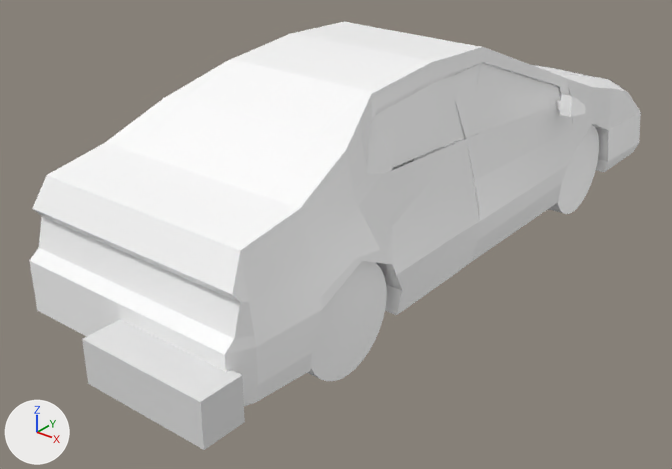
Before and after pictures for a commit that changed the glTF model white-car4.gltf.
One viewpoint serves both versions: a 50 mm camera at (1.919, -2.52, 2.047) aimed at (-0.062, -0.043, 0.512). The lights are fixed; the arrows at lower left show +X, +Y and +Z. Where no turn or scale is listed for an object, it has been applied to the vertices. Vertices at the same position are counted once.

The first picture shows 'Back right door', 'Back right side', 'Back right wheel', 'Back right window', 'Boot', 'Bumper', 'Front right door', 'Front right side', 'Front right window', 'Main', 'Main Back window', 'Roof'.
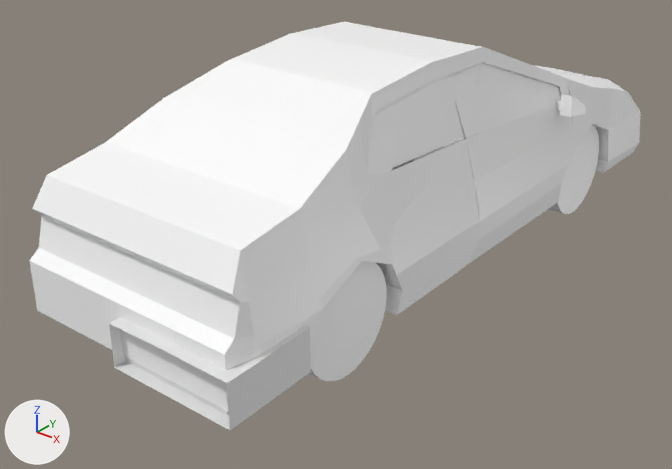
Changed parts and their boxes [x1, y1, x2, y2] in the pictures (672 x 469 px):
'Bumper', reshaped, moved (23% wider, 14% shorter)
    before: [82, 320, 245, 450]
    after: [109, 318, 310, 430]

Edits to the bpy script that builds the scene:
```text
Change me_cube_003:
    used by ob_bumper; location = (0.153, -1.17, 0.59)
    remove me_cube_003.from_pydata(...)  # 16 vertices, 28 faces; spans x -0.153..0.315, y -0.075..0.075, z -0.075..0.075
    add me_cube_003.from_pydata(...)  # 24 vertices, 36 faces; spans x -0.335..0.133, y -0.11..0.218, z -0.08..0.078
    me_cube_003 part 1: the whole mesh is rebuilt
Change ob_bumper:
    ob_bumper.location: (0.153, -1.17, 0.59) -> (0.334, -1.04, 0.599)
```
